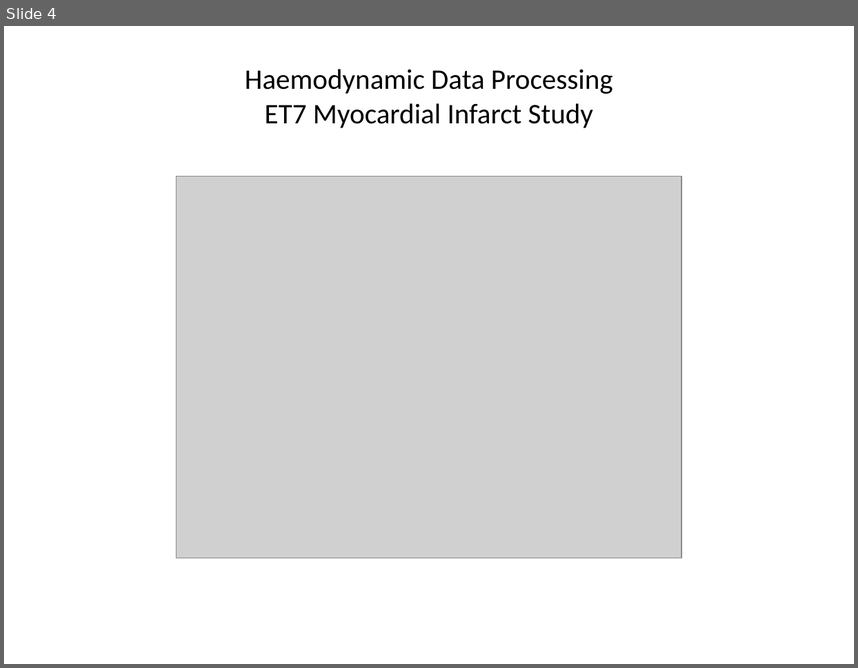
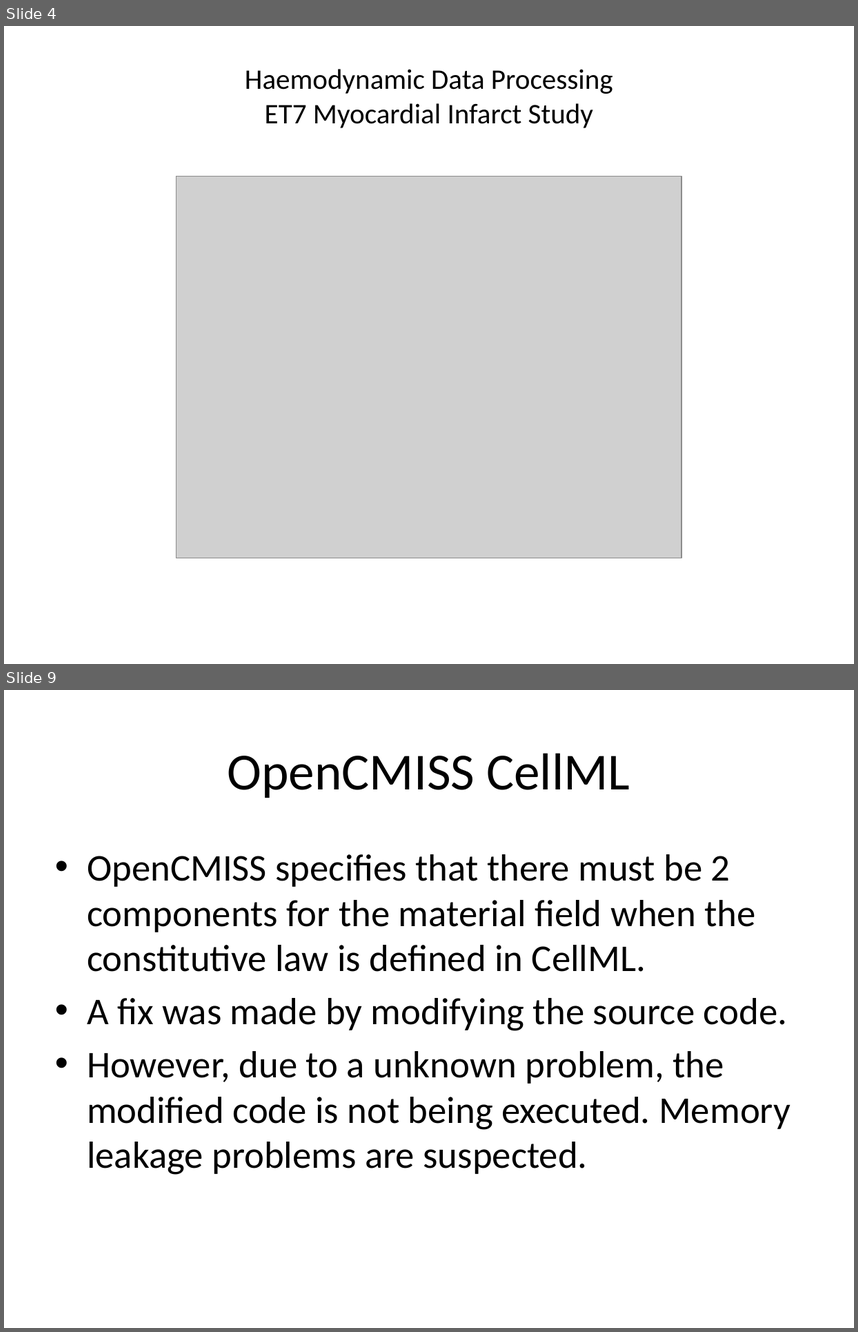
Before and after one commit to jennyhelyanwe/ToShow, a slide deck: 15May2014.pptx. Shown one above the other, each under a label of ours: slide 4 before the commit, slides 4 and 9 after it; the slides between them are not shown. The pictures are 858x668 and 858x1332 pixels, drawn with LibreOffice and Linux fonts; fonts in the diff are those of the drawing; grey boxes stand for pictures. Boxes give left, top, right and bottom in pixels: in the first picture for what was removed or moved away, otherwise in the second. Text is boxed around its words. In the diff, an @@ line names an element or a change of style, - is before the commit and + after.

```diff
--- a/15May2014.pptx
+++ b/15May2014.pptx
@@ slide 9 added at [4, 690, 854, 1328], background #FFFFFF @@
@@ title added at [228, 753, 630, 798], 44 pt, text #000000 @@
+OpenCMISS CellML
@@ text added at [87, 854, 791, 1174], 32 pt, text #000000 @@
+• OpenCMISS specifies that there must be 2 components for the material field when the constitutive law is defined in CellML.
+• A fix was made by modifying the source code.
+• However, due to a unknown problem, the modified code is not being executed. Memory leakage problems are suspected.
```
Also in this commit, not shown: 2 slides changed, 5 other slides added.
